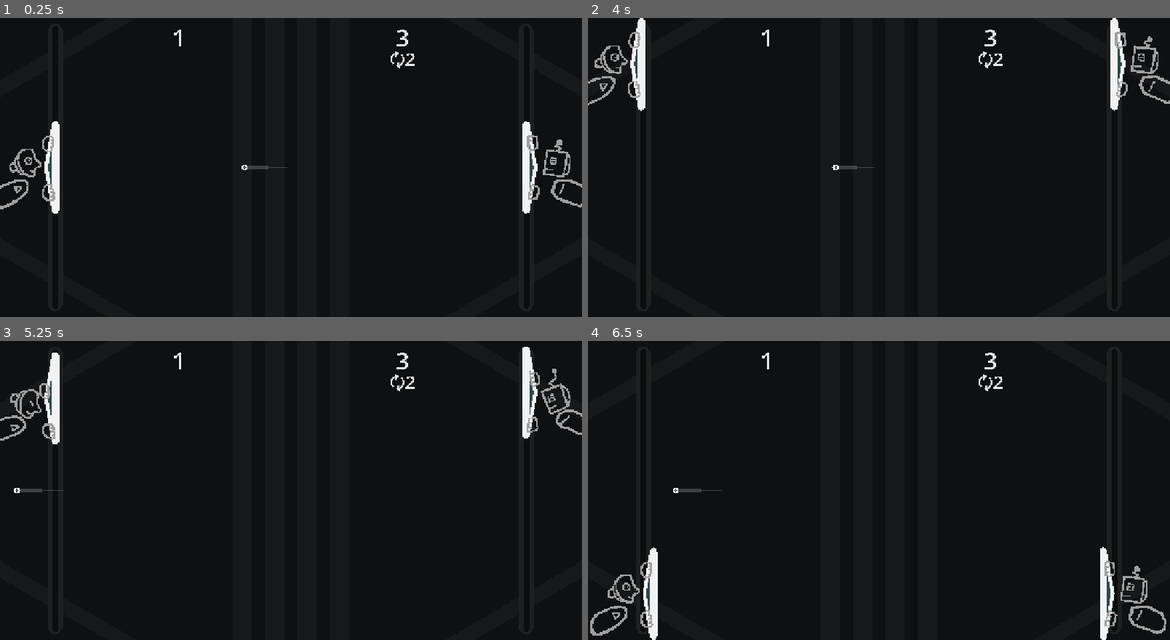
Above: before the commit, frames 1-4 (two rows, left to right).
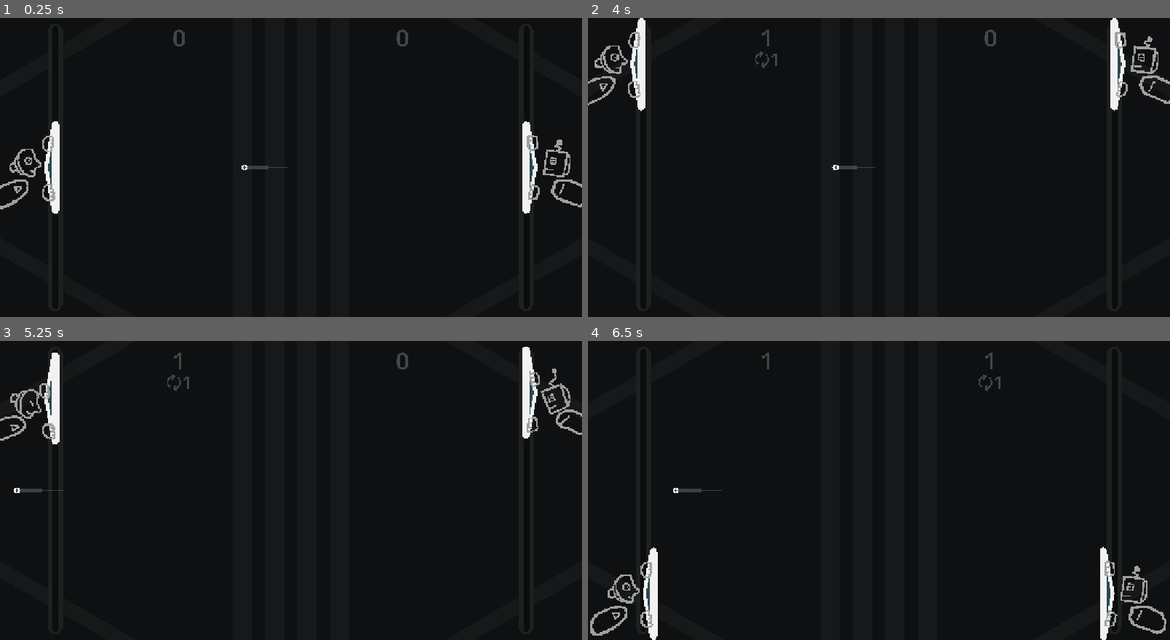
Above: after the commit, the same moments.

Repository: pixerhp/Pixers-Pong
Game: Godot game, scene res://scenes/topscenes/gameplay_topscene.tscn
Same seed, same stepped clock (60 frames per second), same inputs: the game is played once before the commit and once after it.
Inputs (mouse positions are in pixels of both pictures, inside the frame that each line leads up to):
- Up to frame 1 (0.25 s): no input
- Up to frame 2 (4 s): move the mouse to (1007, 152) at 0.52 s; hold D (plr1_bump_right) 0.53-1.28 s; tap Shift (plr1_slow) at 0.6, 2.1, 3.6 s; click (1007, 152) at 0.67 s; move the mouse to (762, 182) at 1.27 s; hold S (plr1_down) 1.28-2.03 s; tap Keypad 0 (plr2_slow) at 1.35, 2.85 s; move the mouse to (937, 101) at 2.02 s; hold D (plr1_bump_right) 2.03-2.78 s; move the mouse to (849, 227) at 2.77 s; hold W (plr1_up) 2.78-3.53 s; click (849, 227) at 2.92 s; move the mouse to (1053, 212) at 3.52 s; hold A (plr1_bump_left) from 3.53 s (still down)
- Up to frame 3 (5.25 s): move the mouse to (116, 445) at 4.27 s; tap Keypad 0 (plr2_slow) at 4.35 s; move the mouse to (320, 490) at 5.02 s; release A (plr1_bump_left) at 5.03 s; hold S (plr1_down) from 5.03 s (still down); tap Shift (plr1_slow) at 5.1 s; click (320, 490) at 5.17 s
- Up to frame 4 (6.5 s): move the mouse to (791, 415) at 5.77 s; release S (plr1_down) at 5.78 s; hold D (plr1_bump_right) from 5.78 s (still down); tap Keypad 0 (plr2_slow) at 5.85 s

The runs differ from the first frame. In frame 1, 0.2% of the frame differs, in the area x 29-72%, y 3-17%; in frame 2, 0.2%, in the area x 28-72%, y 3-17%; in frame 3, 0.2%; in frame 4, 0.2%.

Commit message:
Add win/lose score changing functionality

Diff:
--- a/scenes/score_streak_container.tscn
+++ b/scenes/score_streak_container.tscn
@@ -1,7 +1,7 @@
 [gd_scene format=3 uid="uid://cl8bpv2wpw7wx"]
 
 [node name="ScoreStreakContainer" type="Control" unique_id=1614935552]
-modulate = Color(0.9, 0.9, 0.9, 1)
+modulate = Color(0.9, 0.9, 0.9, 0.24705882)
 layout_mode = 3
 anchors_preset = 0
 scale = Vector2(0.2, 0.2)
--- a/scripts/autoloaded/globals.gd
+++ b/scripts/autoloaded/globals.gd
@@ -28,10 +28,10 @@
 var plr1_ai_mode: int = AI_MODES.NO_AI
 var plr2_ai_mode: int = AI_MODES.COPYCAT
 
-var plr1_score: int = 1
+var plr1_score: int = 0
 var plr1_streak: int = 0
-var plr2_score: int = 3
-var plr2_streak: int = 2
+var plr2_score: int = 0
+var plr2_streak: int = 0
 
 func _process(_delta):
 	if Input.is_action_pressed("pause_escape"):
--- a/scripts/gameplay_script.gd
+++ b/scripts/gameplay_script.gd
@@ -51,6 +51,7 @@
 
 # !!! (currently placeholder)
 func reserve_ball():
+	update_scores_text()
 
 	%Ball.position = Globals.GAME_SIZE / 2.0
 	%Ball.set_meta("velocity", Vector2(-400, 0))
@@ -61,7 +62,6 @@
 
 	ballshapecast_current_exceptions.clear()
 	%BallShapeCast.clear_exceptions()
-
 
 func _process(delta: float):
 	handle_paddle_ai(false, Globals.plr1_ai_mode)
@@ -323,6 +323,14 @@
 
 	# Re-serve the ball if it goes out-of-bounds, else update its data.
 	if abs(ball_curr_position.x - (Globals.GAME_SIZE.x / 2.0)) > ((Globals.GAME_SIZE.x / 2.0) + 20):
+		if ball_curr_position.x < Globals.GAME_SIZE.x / 2.0:
+			Globals.plr2_score += 1
+			Globals.plr2_streak += 1
+			Globals.plr1_streak = 0
+		else:
+			Globals.plr1_score += 1
+			Globals.plr1_streak += 1
+			Globals.plr2_streak = 0
 		reserve_ball()
 	else:
 		%Ball.position = ball_curr_position
